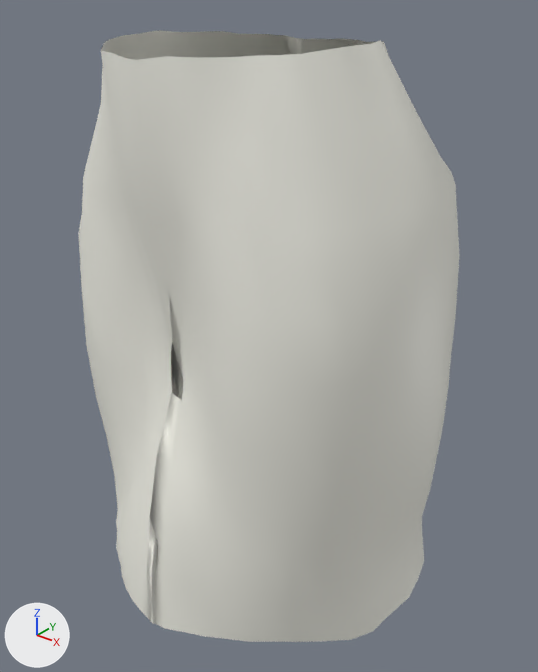
Renders of the FBX model Assets/Resources/WRLDZ/Avatar3D/Clothes/argon_bottoms_ishizu_bc_female.fbx from each side of a commit.
Both versions are drawn from a 50 mm lens placed at (0.447, -0.58, 1.171), pointed at (0.008, -0.032, 0.83). The axes (+X, +Y, +Z) are drawn at lower left. The lights are the same throughout. The picture after the commit comes second. Shape keys are drawn at the values saved in each file.

Objects in the first picture: 'ArgonCloth'.
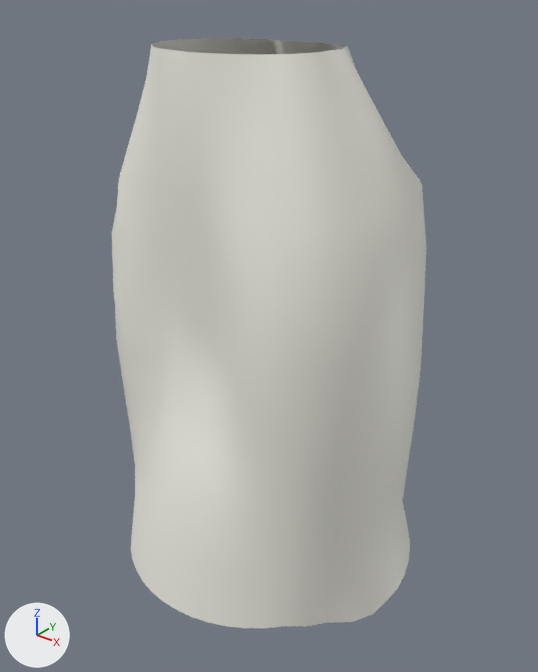
Scene script edits in JSON lines:
```json
{"block": "key_0_weight_heavy", "where": "key_0_weight_heavy = bpy.data.objects['ArgonCloth'].data.shape_keys.key_blocks['Weight_Heavy']"}
{"op": "set", "path": "key_0_weight_heavy.value", "old": "1.0", "new": "0.0"}
{"block": "key_1_weight_thin", "where": "key_1_weight_thin = bpy.data.objects['ArgonCloth'].data.shape_keys.key_blocks['Weight_Thin']"}
{"op": "set", "path": "key_1_weight_thin.value", "old": "1.0", "new": "0.0"}
```

Boxes (x1, y1, x2, y2) around the edits, measured in the pictures (538 x 672 px):
```json
{"object": "ArgonCloth", "change": "reshaped", "before": [78, 30, 460, 642], "after": [112, 38, 427, 628], "on screen": "17% narrower"}
```
